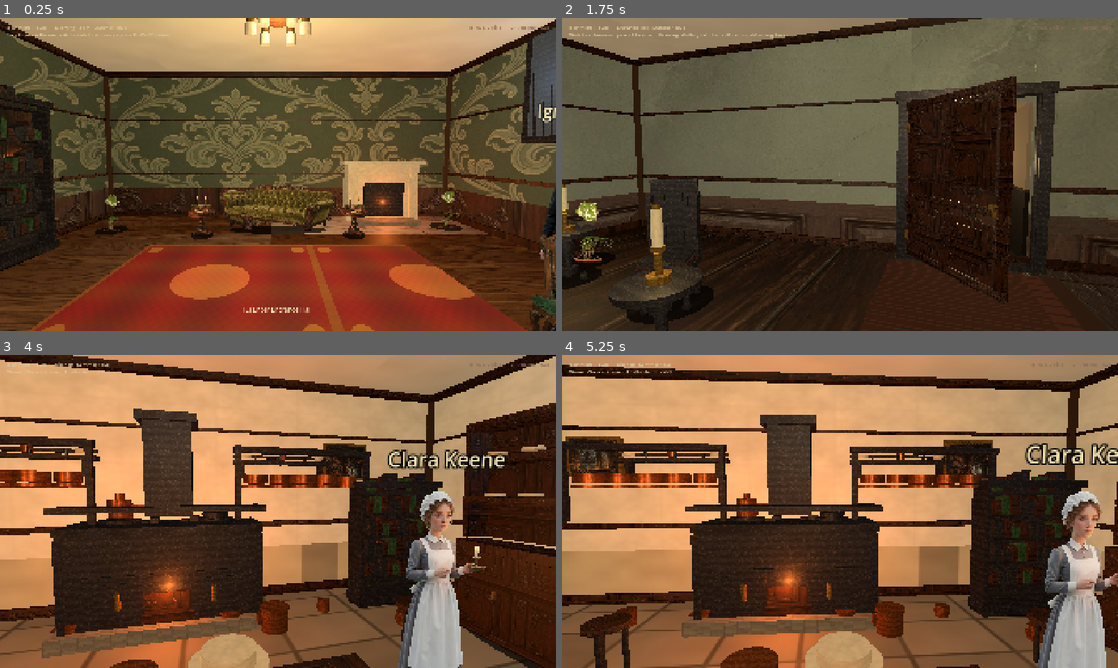
Above: before the commit, frames 1-4 (two rows, left to right).
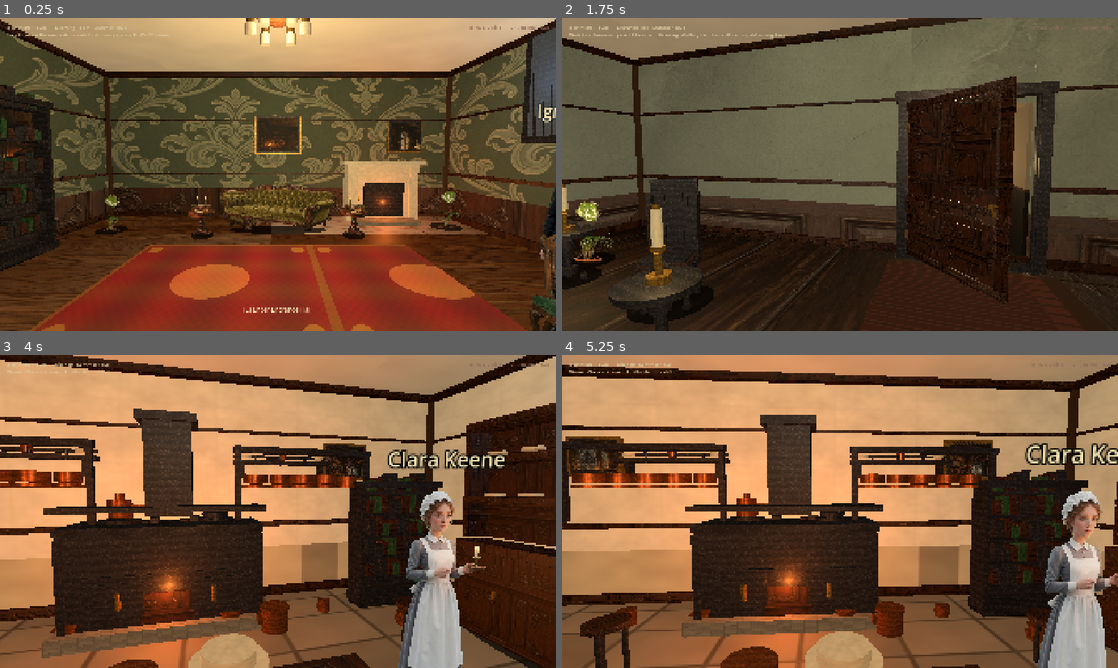
Above: after the commit, the same moments.

Repository: drakewing-eng/aetheric-engine
Game: Godot game, scene res://scenes/fps_main.tscn
Same seed, same stepped clock (60 frames per second), same inputs: the game is played once before the commit and once after it.
Inputs (mouse positions are in pixels of both pictures, inside the frame that each line leads up to):
- Up to frame 1 (0.25 s): no input
- Up to frame 2 (1.75 s): tap Enter at 0.5 s; move the mouse to (867, 174) at 0.52 s; hold E (interact) 0.53-1.28 s; hold W (move_forward) from 0.53 s (still down); click (867, 174) at 0.67 s; move the mouse to (812, 174) at 1.27 s; tap E (interact) at 1.35 s
- Up to frame 3 (4 s): keep holding W (move_forward); tap E (interact) at 2, 2.85 s; move the mouse to (289, 505) at 2.02 s; hold E (interact) 2.03-2.78 s; move the mouse to (272, 517) at 2.77 s; click (272, 517) at 2.92 s; move the mouse to (316, 514) at 3.52 s; hold E (interact) from 3.53 s (still down)
- Up to frame 4 (5.25 s): keep holding W (move_forward); tap Enter at 4.25 s; move the mouse to (795, 508) at 4.27 s; release E (interact) at 4.28 s; tap E (interact) at 4.35 s; move the mouse to (845, 511) at 5.02 s; hold E (interact) from 5.03 s (still down); click (845, 511) at 5.17 s

The runs differ from the first frame. In frame 1, 1.5% of the frame differs, in the area x 18-82%, y 31-68%; in frame 2, less than 0.1%; in frame 3, 0.2%; in frame 4, 1.2%.

Commit message:
visual loop 19: plant alpha stems, drawing paintings, workshop clutter, kitchen warmer dark

Diff:
--- a/aetheric-engine-godot/scripts/fps_props.gd
+++ b/aetheric-engine-godot/scripts/fps_props.gd
@@ -1198,14 +1198,13 @@
 	else:
 		mat.albedo_color = MAHOGANY
 	mat.transparency = BaseMaterial3D.TRANSPARENCY_ALPHA_SCISSOR
-	# Higher threshold kills dark rembg fringe on plant cutouts
-	mat.alpha_scissor_threshold = 0.5 if (face_camera or cross_planes) else 0.45
+	# Plants: lower scissor keeps pale stem/mid-frond links (high scissor caused floating crowns)
+	var is_plant_card := tex_path.find("plant_") >= 0
+	mat.alpha_scissor_threshold = 0.32 if is_plant_card else (0.48 if (face_camera or cross_planes) else 0.45)
 	mat.cull_mode = BaseMaterial3D.CULL_DISABLED
 	mat.shading_mode = BaseMaterial3D.SHADING_MODE_PER_PIXEL
 	mat.texture_filter = BaseMaterial3D.TEXTURE_FILTER_LINEAR_WITH_MIPMAPS
 	mat.depth_draw_mode = BaseMaterial3D.DEPTH_DRAW_OPAQUE_ONLY
-	# Cross-plane plants stay world-fixed (two cards) so they have volume;
-	# single face_camera card uses FIXED_Y billboard.
 	if face_camera and not cross_planes:
 		mat.billboard_mode = BaseMaterial3D.BILLBOARD_FIXED_Y
 	else:
--- a/aetheric-engine-godot/scripts/fps_rooms.gd
+++ b/aetheric-engine-godot/scripts/fps_rooms.gd
@@ -32,6 +32,10 @@
 				"texture": "res://assets/rooms/richmond_drawing_room.jpg"},
 			{"kind": "painting", "pos": [-4.3, 1.85, 1.8], "yaw": 90.0, "width": 0.75, "height": 0.95,
 				"texture": "res://assets/rooms/richmond_entrance_hall.jpg"},
+			{"kind": "painting", "pos": [0.0, 2.15, -4.7], "yaw": 0.0, "width": 1.15, "height": 0.95,
+				"texture": "res://assets/rooms/richmond_drawing_room.jpg"},
+			{"kind": "painting", "pos": [3.2, 2.1, -4.7], "yaw": 0.0, "width": 0.85, "height": 0.8,
+				"texture": "res://assets/rooms/richmond_gallery.jpg"},
 			{"kind": "door_frame", "pos": [0.0, 1.2, 4.42], "yaw": 180.0, "width": 1.55, "height": 2.4},
 		],
 		"props": [
@@ -448,9 +452,9 @@
 		"wallpaper": TEX + "wallpaper_workshop.jpg",
 		"wainscot": TEX + "wainscot_workshop.jpg",
 		"floor_texture": TEX + "floor_workshop.jpg",
-		"floor_color": Color(0.22, 0.16, 0.11),
-		"light_energy": 1.15,
-		"light_color": Color(1.0, 0.82, 0.55),
+		"floor_color": Color(0.18, 0.13, 0.09),
+		"light_energy": 1.05,
+		"light_color": Color(1.0, 0.78, 0.5),
 		"walls": {},
 		"features": [
 			{"kind": "door_frame", "pos": [4.85, 1.2, 0.0], "yaw": -90.0, "width": 1.55, "height": 2.4},
@@ -462,6 +466,8 @@
 				"texture": "res://assets/rooms/richmond_gallery.jpg"},
 			{"kind": "painting", "pos": [0.0, 2.2, 4.2], "yaw": 180.0, "width": 1.0, "height": 0.75,
 				"texture": "res://assets/rooms/richmond_workshop.jpg"},
+			{"kind": "painting", "pos": [4.5, 2.0, 2.0], "yaw": -90.0, "width": 0.75, "height": 0.6,
+				"texture": "res://assets/rooms/richmond_kitchen.jpg"},
 		],
 		"props": [
 			{"kind": "workbench", "pos": [-2.5, 0.0, -2.8], "yaw": 0.0, "width": 2.8},
@@ -509,6 +515,12 @@
 			{"kind": "copper_pot", "pos": [2.2, 0.0, 1.2], "scale": 0.7},
 			{"kind": "stool", "pos": [-3.0, 0.0, 0.5], "yaw": 45.0},
 			{"kind": "workbench", "pos": [-2.0, 0.0, 3.0], "yaw": 10.0, "width": 1.8},
+			# Floor clutter / oil-stain still-life (breaks empty boards)
+			{"kind": "crate", "pos": [0.8, 0.0, -0.5], "scale": 0.5},
+			{"kind": "crate", "pos": [-0.6, 0.0, 0.8], "scale": 0.45},
+			{"kind": "copper_pot", "pos": [1.0, 0.0, 1.5], "scale": 0.55},
+			{"kind": "stool", "pos": [2.5, 0.0, 0.2], "yaw": -40.0},
+			{"kind": "wall_shelf", "pos": [-2.0, 0.0, 4.15], "yaw": 180.0, "width": 2.0, "shelf_y": 1.9},
 		],
 		"doors": [
 			{
@@ -649,10 +661,10 @@
 		"wallpaper": TEX + "wallpaper_kitchen.jpg",
 		"wainscot": TEX + "wainscot_kitchen.jpg",
 		"floor_texture": TEX + "floor_kitchen.jpg",
-		"floor_color": Color(0.38, 0.3, 0.22),
-		"ceiling_color": Color(0.78, 0.72, 0.62),
-		"light_energy": 0.95,
-		"light_color": Color(1.0, 0.65, 0.35),
+		"floor_color": Color(0.34, 0.26, 0.18),
+		"ceiling_color": Color(0.72, 0.65, 0.55),
+		"light_energy": 0.88,
+		"light_color": Color(1.0, 0.62, 0.32),
 		"walls": {},
 		"features": [
 			{"kind": "door_frame", "pos": [0.0, 1.15, -3.85], "yaw": 0.0, "width": 1.55, "height": 2.35},
